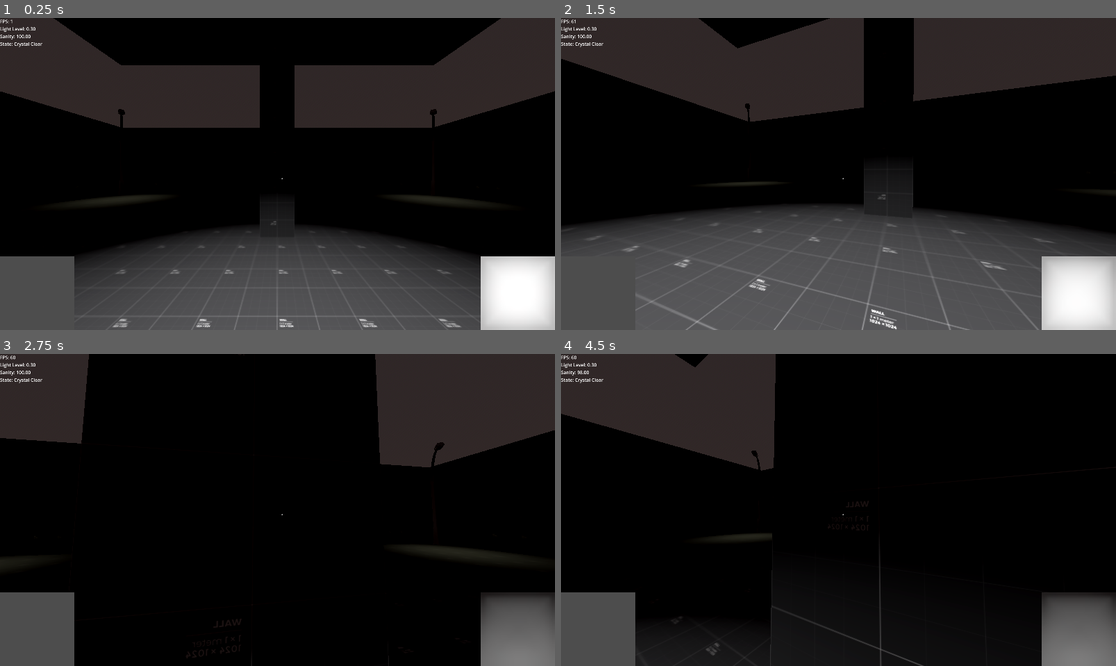
Above: before the commit, frames 1-4 (two rows, left to right).
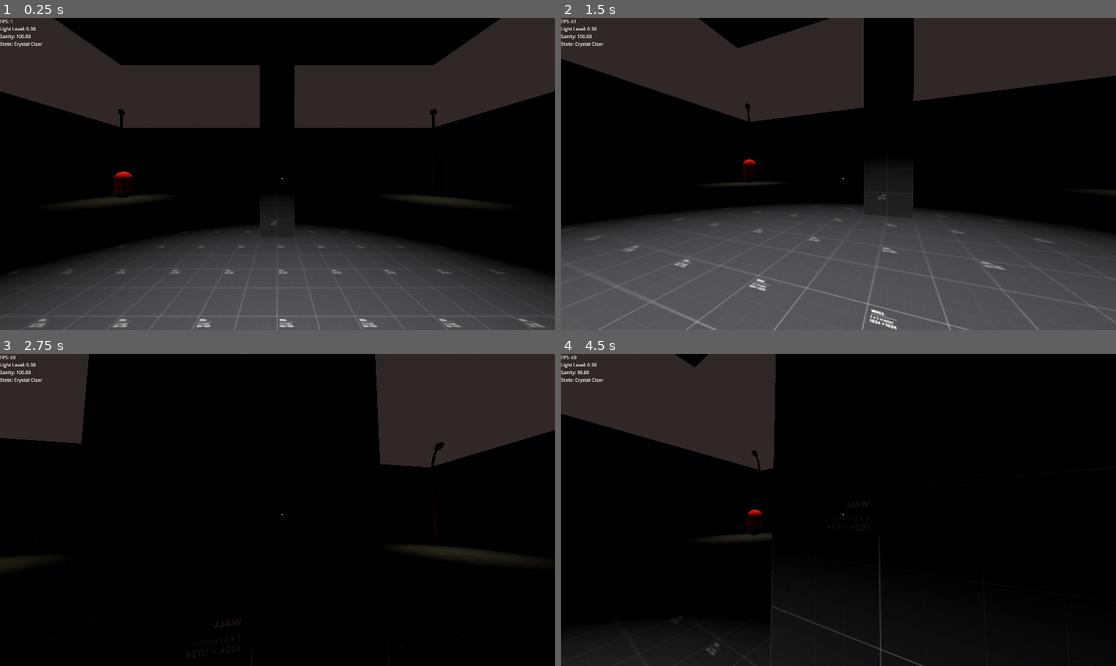
Above: after the commit, the same moments.

Repository: CrookedSmileStudios/ultimate_immersive_fps_horror
Game: Godot game, scene res://levels/sanity.tscn
The game is run twice, just before and just after one commit, with the same random seed, the same clock (stepped at 60 frames per second) and the same inputs. The engine's default icon, where the game draws it, is replaced by a stand-in: a white triangle on a blue panel in a dark square.
Inputs (mouse positions are in pixels of both pictures, inside the frame that each line leads up to):
- Up to frame 1 (0.25 s): no input
- Up to frame 2 (1.5 s): move the mouse to (866, 174) at 0.52 s; hold Ctrl (crouch) 0.53-1.28 s; hold W (forward) from 0.53 s (still down); tap Space (jump) at 0.77 s; move the mouse to (810, 174) at 1.27 s; click (810, 174) at 1.35 s
- Up to frame 3 (2.75 s): keep holding W (forward); tap Space (jump) at 1.52 s; move the mouse to (288, 503) at 2.02 s; right-click (288, 503) at 2.1 s
- Up to frame 4 (4.5 s): keep holding W (forward); move the mouse to (832, 516) at 2.77 s; tap Shift (sprint) at 2.85 s; tap Space (jump) at 3.02, 3.77 s; move the mouse to (877, 513) at 3.52 s; hold Ctrl (crouch) 3.53-4.28 s; move the mouse to (794, 506) at 4.27 s; click (794, 506) at 4.35 s

The runs differ from the first frame. In frame 1, 5.1% of the frame differs, in the area x 0-100%, y 49-100%; in frame 2, 3.3%; in frame 3, 6.3%; in frame 4, 6.4%.

Commit message:
sanity prototype
needs refactoring and proper comments but it is working as expected

Diff:
--- /dev/null
+++ b/enemy/enemy.tscn
@@ -0,0 +1,17 @@
+[gd_scene load_steps=4 format=3 uid="uid://cac1cel2o5gmi"]
+
+[sub_resource type="CapsuleMesh" id="CapsuleMesh_scxef"]
+
+[sub_resource type="StandardMaterial3D" id="StandardMaterial3D_scxef"]
+albedo_color = Color(1, 0, 0, 1)
+
+[sub_resource type="CapsuleShape3D" id="CapsuleShape3D_2mvqj"]
+
+[node name="Enemy" type="StaticBody3D" groups=["enemy"]]
+
+[node name="MeshInstance3D" type="MeshInstance3D" parent="."]
+mesh = SubResource("CapsuleMesh_scxef")
+surface_material_override/0 = SubResource("StandardMaterial3D_scxef")
+
+[node name="CollisionShape3D" type="CollisionShape3D" parent="."]
+shape = SubResource("CapsuleShape3D_2mvqj")
--- a/levels/sanity.tscn
+++ b/levels/sanity.tscn
@@ -1,8 +1,12 @@
-[gd_scene load_steps=8 format=3 uid="uid://rx5fgdlb6d6l"]
+[gd_scene load_steps=15 format=3 uid="uid://rx5fgdlb6d6l"]
 
 [ext_resource type="Texture2D" uid="uid://o2n1nqo1yahd" path="res://assets/kenney_protoype_textures/PNG/Dark/texture_13.png" id="1_cmxv0"]
 [ext_resource type="PackedScene" uid="uid://bocfqnlvmtbs3" path="res://assets/streetlight/streetlight.tscn" id="2_c73gi"]
 [ext_resource type="PackedScene" uid="uid://luy7w0qfph84" path="res://player/player.tscn" id="2_crchu"]
+[ext_resource type="PackedScene" uid="uid://cac1cel2o5gmi" path="res://enemy/enemy.tscn" id="4_c73gi"]
+[ext_resource type="PackedScene" uid="uid://cigvl0v04l7cs" path="res://interaction/interaction_component.tscn" id="5_ay27s"]
+[ext_resource type="Script" uid="uid://cssd0vgh1k8ay" path="res://scripts/puzzle_complete.gd" id="6_ffxto"]
+[ext_resource type="Script" uid="uid://b835bm63huqus" path="res://scripts/light.gd" id="7_7vvha"]
 
 [sub_resource type="ProceduralSkyMaterial" id="ProceduralSkyMaterial_crchu"]
 sky_top_color = Color(0.192713, 0.165358, 0.166351, 1)
@@ -24,6 +28,16 @@
 [sub_resource type="StandardMaterial3D" id="StandardMaterial3D_c73gi"]
 albedo_texture = ExtResource("1_cmxv0")
 uv1_triplanar = true
+
+[sub_resource type="StandardMaterial3D" id="StandardMaterial3D_irrma"]
+albedo_texture = ExtResource("1_cmxv0")
+uv1_triplanar = true
+
+[sub_resource type="BoxMesh" id="BoxMesh_rbxwc"]
+size = Vector3(0.1, 0.75, 0.1)
+
+[sub_resource type="BoxShape3D" id="BoxShape3D_bd5kx"]
+size = Vector3(0.1, 0.75, 0.1)
 
 [node name="Sanity" type="Node3D"]
 
@@ -124,4 +138,36 @@
 [node name="Player" parent="." instance=ExtResource("2_crchu")]
 transform = Transform3D(1, 0, 0, 0, 1, 0, 0, 0, 1, 0, 1, 0)
 
+[node name="Enemy" parent="." instance=ExtResource("4_c73gi")]
+transform = Transform3D(1, 0, 0, 0, 1, 0, 0, 0, 1, -11.7076, 2, -11.8682)
+
+[node name="Podium_Switch" type="CSGBox3D" parent="."]
+transform = Transform3D(1, 0, 0, 0, 1, 0, 0, 0, 1, 4, 2, 0)
+use_collision = true
+size = Vector3(1, 2, 1)
+material = SubResource("StandardMaterial3D_irrma")
+
+[node name="Switch" type="Node3D" parent="Podium_Switch"]
+transform = Transform3D(0.866025, -0.5, -2.34249e-08, 0.5, 0.866025, 8.74228e-08, -2.34249e-08, -8.74228e-08, 1, -0.530396, 0.460983, 0)
+
+[node name="Switch" type="StaticBody3D" parent="Podium_Switch/Switch"]
+
+[node name="MeshInstance3D" type="MeshInstance3D" parent="Podium_Switch/Switch/Switch"]
+mesh = SubResource("BoxMesh_rbxwc")
+
+[node name="CollisionShape3D" type="CollisionShape3D" parent="Podium_Switch/Switch/Switch"]
+shape = SubResource("BoxShape3D_bd5kx")
+
+[node name="InteractionComponent" parent="Podium_Switch/Switch/Switch" node_paths=PackedStringArray("object_ref", "nodes_to_affect") instance=ExtResource("5_ay27s")]
+object_ref = NodePath("..")
+interaction_type = 2
+nodes_to_affect = [NodePath("../PuzzleComplete")]
+
+[node name="PuzzleComplete" type="Node3D" parent="Podium_Switch/Switch/Switch"]
+script = ExtResource("6_ffxto")
+
+[node name="SpotLight3D" type="SpotLight3D" parent="Podium_Switch"]
+transform = Transform3D(1, 1.74846e-07, 1.74846e-07, -1.74846e-07, -4.37114e-08, 1, 1.74846e-07, -1, -4.37114e-08, 0, 2, 0)
+script = ExtResource("7_7vvha")
+
 [editable path="Env/Streetlight"]
--- a/player/player.tscn
+++ b/player/player.tscn
@@ -7,6 +7,9 @@
 [ext_resource type="Texture2D" uid="uid://bgj2lgeergj4y" path="res://assets/reticles/tile_0156.png" id="4_g6k8r"]
 [ext_resource type="Texture2D" uid="uid://dq8fx86by642v" path="res://assets/kenney_protoype_textures/PNG/Green/texture_01.png" id="5_boad6"]
 [ext_resource type="PackedScene" uid="uid://c0bcshd6w44pb" path="res://player/sanity_controller.tscn" id="6_g6k8r"]
+[ext_resource type="Shader" uid="uid://b2n4xrtfumd1b" path="res://shaders/distortion.gdshader" id="8_hg6s5"]
+[ext_resource type="Texture2D" uid="uid://cgsxip30l0fhm" path="res://icon.svg" id="9_8t03j"]
+[ext_resource type="Shader" uid="uid://d3iqkkqtp5byv" path="res://shaders/puzzlecomplete.gdshader" id="10_8t03j"]
 
 [sub_resource type="CapsuleShape3D" id="CapsuleShape3D_kqu6x"]
 
@@ -28,50 +31,33 @@
 [sub_resource type="SphereShape3D" id="SphereShape3D_qjkh3"]
 radius = 3.0
 
+[sub_resource type="FastNoiseLite" id="FastNoiseLite_hg6s5"]
+frequency = 0.0125
+
+[sub_resource type="NoiseTexture2D" id="NoiseTexture2D_8t03j"]
+noise = SubResource("FastNoiseLite_hg6s5")
+
+[sub_resource type="FastNoiseLite" id="FastNoiseLite_2ieo8"]
+noise_type = 2
+frequency = 0.0416
+
+[sub_resource type="NoiseTexture2D" id="NoiseTexture2D_ebec5"]
+noise = SubResource("FastNoiseLite_2ieo8")
+
+[sub_resource type="ShaderMaterial" id="ShaderMaterial_2ieo8"]
+shader = ExtResource("8_hg6s5")
+shader_parameter/noise_tex1 = SubResource("NoiseTexture2D_8t03j")
+shader_parameter/noise_tex2 = SubResource("NoiseTexture2D_ebec5")
+shader_parameter/offset1 = Vector2(0.1, 0.1)
+shader_parameter/offset2 = Vector2(0.2, 0.2)
+shader_parameter/distortion_strength = 0.0
+
+[sub_resource type="ShaderMaterial" id="ShaderMaterial_ebec5"]
+shader = ExtResource("10_8t03j")
+shader_parameter/alpha = 0.0
+
 [node name="Player" type="CharacterBody3D"]
 script = ExtResource("1_oul6g")
-
-[node name="GUI" type="Node" parent="."]
-
-[node name="ReticleLayer" type="CanvasLayer" parent="GUI"]
-
-[node name="Control" type="Control" parent="GUI/ReticleLayer"]
-layout_mode = 3
-anchors_preset = 0
-offset_right = 40.0
-offset_bottom = 40.0
-
-[node name="DefaultReticle" type="TextureRect" parent="GUI/ReticleLayer/Control"]
-unique_name_in_owner = true
-layout_mode = 0
-offset_right = 40.0
-offset_bottom = 40.0
-texture = ExtResource("2_g1dw6")
-stretch_mode = 3
-
-[node name="HighlightReticle" type="TextureRect" parent="GUI/ReticleLayer/Control"]
-unique_name_in_owner = true
-visible = false
-layout_mode = 0
-offset_right = 40.0
-offset_bottom = 40.0
-texture = ExtResource("3_qjkh3")
-stretch_mode = 3
-
-[node name="InteractingReticle" type="TextureRect" parent="GUI/ReticleLayer/Control"]
-unique_name_in_owner = true
-visible = false
-layout_mode = 0
-offset_right = 40.0
-offset_bottom = 40.0
-texture = ExtResource("4_g6k8r")
-stretch_mode = 3
-
-[node name="Debug" type="Label" parent="GUI/ReticleLayer/Control"]
-unique_name_in_owner = true
-layout_mode = 0
-offset_right = 40.0
-offset_bottom = 23.0
 
 [node name="StandingCollisionShape" type="CollisionShape3D" parent="."]
 transform = Transform3D(1, 0, 0, 0, 1, 0, 0, 0, 1, 0, 1, 0)
@@ -130,6 +116,48 @@
 [node name="CollisionShape3D" type="CollisionShape3D" parent="InteractableCheck"]
 shape = SubResource("SphereShape3D_qjkh3")
 
+[node name="GUI" type="Node" parent="."]
+
+[node name="ReticleLayer" type="CanvasLayer" parent="GUI"]
+
+[node name="Control" type="Control" parent="GUI/ReticleLayer"]
+layout_mode = 3
+anchors_preset = 0
+offset_right = 40.0
+offset_bottom = 40.0
+
+[node name="DefaultReticle" type="TextureRect" parent="GUI/ReticleLayer/Control"]
+unique_name_in_owner = true
+layout_mode = 0
+offset_right = 40.0
+offset_bottom = 40.0
+texture = ExtResource("2_g1dw6")
+stretch_mode = 3
+
+[node name="HighlightReticle" type="TextureRect" parent="GUI/ReticleLayer/Control"]
+unique_name_in_owner = true
+visible = false
+layout_mode = 0
+offset_right = 40.0
+offset_bottom = 40.0
+texture = ExtResource("3_qjkh3")
+stretch_mode = 3
+
+[node name="InteractingReticle" type="TextureRect" parent="GUI/ReticleLayer/Control"]
+unique_name_in_owner = true
+visible = false
+layout_mode = 0
+offset_right = 40.0
+offset_bottom = 40.0
+texture = ExtResource("4_g6k8r")
+stretch_mode = 3
+
+[node name="Debug" type="Label" parent="GUI/ReticleLayer/Control"]
+unique_name_in_owner = true
+layout_mode = 0
+offset_right = 40.0
+offset_bottom = 23.0
+
 [node name="InteractionController" parent="." instance=ExtResource("2_rkbax")]
 unique_name_in_owner = true
 
@@ -138,6 +166,7 @@
 
 [node name="SanityCamView" type="TextureRect" parent="SanityController"]
 unique_name_in_owner = true
+visible = false
 custom_minimum_size = Vector2(256, 256)
 anchors_preset = 3
 anchor_left = 1.0
@@ -151,6 +180,7 @@
 
 [node name="AverageLightColorView" type="ColorRect" parent="SanityController"]
 unique_name_in_owner = true
+visible = false
 custom_minimum_size = Vector2(256, 256)
 anchors_preset = 2
 anchor_top = 1.0
@@ -158,3 +188,17 @@
 offset_top = -256.0
 offset_right = 256.0
 grow_vertical = 0
+
+[node name="Distortion" type="Sprite2D" parent="SanityController"]
+unique_name_in_owner = true
+material = SubResource("ShaderMaterial_2ieo8")
+position = Vector2(967.5, 539.5)
+scale = Vector2(15.3828, 8.72656)
+texture = ExtResource("9_8t03j")
+
+[node name="PuzzleComplete" type="Sprite2D" parent="SanityController"]
+unique_name_in_owner = true
+material = SubResource("ShaderMaterial_ebec5")
+position = Vector2(954.5, 540.5)
+scale = Vector2(15.9141, 9.44531)
+texture = ExtResource("9_8t03j")
--- a/player/sanity_controller.gd
+++ b/player/sanity_controller.gd
@@ -6,24 +6,45 @@
 @onready var light_detection: Node3D = %LightDetection
 @onready var debug: Label = %Debug
 
+@onready var distortion: Sprite2D = %Distortion
+@onready var distortion_material: ShaderMaterial = distortion.material
+
+@onready var player_camera: Camera3D = %Camera3D
+
+@onready var flash_sprite: Sprite2D =  %PuzzleComplete
+@onready var shader_material: ShaderMaterial = flash_sprite.material as ShaderMaterial
+
+
 # Light Detection Variables
 var light_level: float = 0.0
 
 # Sanity Variables
 var sanity: float = 100.0
 var time_since_sanity_change: float = 0.0
-const SANITY_DRAIN_INTERVAL := .25 # seconds
-const DARKNESS_THRESHOLD := 0.3
-const SANITY_REGEN_TARGET := 51.0
-const SANITY_REGEN_RATE := 1.0 / SANITY_DRAIN_INTERVAL
+const SANITY_DRAIN_INTERVAL: float = .25 # seconds
+const DARKNESS_THRESHOLD: float = 0.3
+const SANITY_REGEN_TARGET: float = 51.0
+const SANITY_REGEN_RATE: float = 1.0 / SANITY_DRAIN_INTERVAL
+
+const ENEMY_VIEW_RANGE: float = 10.0
 
 func _ready() -> void:
 	light_detection_viewport.debug_draw = Viewport.DEBUG_DRAW_LIGHTING
 
 func _process(delta: float) -> void:
 	light_level = get_light_level()
+	update_sanity(delta)
+	update_distortion(sanity)
 
-	update_sanity(delta)
+	for enemy in get_tree().get_nodes_in_group("enemy"):
+		if is_enemy_on_screen(enemy):
+			#print("on screen")
+			if is_enemy_in_view(enemy, ENEMY_VIEW_RANGE):
+				#print("in range")
+				drain_sanity(delta * 8.0)
+		#else:
+			#print("off screen")
+
 	debug.text = "FPS: %d\nLight Level: %.2f\nSanity: %.2f\nState: %s" % [
 		Engine.get_frames_per_second(),
 		light_level,
@@ -89,3 +110,76 @@
 
 func add_sanity(amount: float) -> void:
 	sanity = clamp(sanity + amount, 0.0, 100.0)
+
+func update_distortion(sanity: float):
+	var distortion := 0.0
+	if sanity < 50.0:
+		var t := (50.0 - sanity) / 50.0 # sanity 50 → t = 0, sanity 0 → t = 1
+		t = pow(t, 2.5) # curve: start slow, ends fast (t^2.5)
+		distortion = t * 0.05 # scale to max distortion
+
+	distortion_material.set_shader_parameter("distortion_strength", distortion)
+
+func is_enemy_in_view(enemy: Node3D, tolerance_degrees: float) -> bool:
+	var camera_pos: Vector3 = player_camera.global_transform.origin
+	var enemy_pos: Vector3 = enemy.global_transform.origin
+
+	# Vector pointing from the player camera to the enemy
+	var to_enemy: Vector3 = (enemy_pos - camera_pos).normalized()
+
+	# Camera's forward direction (in Godot, this is -Z)
+	var forward: Vector3 = -player_camera.global_transform.basis.z
+
+	# Compare the angle between the camera's view and the object
+	var angle_deg: float = rad_to_deg(acos(forward.dot(to_enemy)))
+
+	return angle_deg <= tolerance_degrees
+
+func is_enemy_on_screen(enemy: Node3D) -> bool:
+	var viewport: Viewport = player_camera.get_viewport()
+	var screen_size: Vector2 = viewport.size
+
+	var enemy_position: Vector3 = enemy.global_transform.origin  				# World position of the enemy
+	var camera_position: Vector3 = player_camera.global_transform.origin		# World position of the player camera
+	var to_enemy: Vector3 = enemy_position - camera_position					# Directional vector from the camera to the object
+
+	var forward: Vector3 = -player_camera.global_transform.basis.z				# Get the camera's forward direction (negative Z axis in Godot)
+
+	# Check if the object is behind the camera by using dot product
+	# A negative dot product means the object is behind the view direction
+	if forward.dot(to_enemy) < 0.0:
+		return false
+
+	# Project the 3D object’s position to 2D screen space (Vector2)
+	var screen_pos: Vector2 = player_camera.unproject_position(enemy_position)
+
+	# If the screen X position is outside the screen bounds, return false
+	if screen_pos.x < 0.0 or screen_pos.x > screen_size.x:
+		return false
+	# If the screen Y position is outside the screen bounds, return false
+	if screen_pos.y < 0.0 or screen_pos.y > screen_size.y:
+		return false
+
+	return true
+
+func on_puzzle_complete(flash_duration: float = 0.1, fade_duration: float = 0.5) -> void:
+	# Immediately set alpha to full (visible)
+	shader_material.set_shader_parameter("alpha", 0.5)
+
+	# Create a tween sequence
+	var tween = get_tree().create_tween()
+
+	# Wait for the flash_duration at full alpha (hold)
+	tween.tween_interval(flash_duration)
+
+	# Then tween alpha back to 0 over fade_duration
+	tween.tween_property(shader_material, "shader_parameter/alpha", 0.0, fade_duration)
+
+	# Optional callback at the end of fade to reset/hide
+	tween.tween_callback(Callable(self, "_on_flash_complete"))
+
+func _on_flash_complete() -> void:
+	# Reset or hide flash sprite if needed
+	# For example, make sure alpha is zero and node hidden
+	shader_material.set_shader_parameter("alpha", 0.0)
+	# flash_sprite.visible = false  # Uncomment if you want to hide it
--- /dev/null
+++ b/scripts/puzzle_complete.gd
@@ -0,0 +1,12 @@
+extends Node3D
+
+var sanity_controller: Node
+var completed: bool = false
+
+func execute(_percentage: float) -> void:
+	if not completed and _percentage > .9:
+		sanity_controller = get_tree().get_current_scene().find_child("SanityController", true, false)
+		if sanity_controller.has_method("add_sanity"):
+			sanity_controller.add_sanity(10)
+			sanity_controller.on_puzzle_complete(0.1, 0.5)
+			completed = true
--- /dev/null
+++ b/shaders/distortion.gdshader
@@ -0,0 +1,22 @@
+shader_type canvas_item;
+
+uniform sampler2D screen_texture: hint_screen_texture;
+
+uniform sampler2D noise_tex1: repeat_enable;
+uniform sampler2D noise_tex2: repeat_enable;
+
+uniform vec2 offset1 = vec2(0.1);
+uniform vec2 offset2 = vec2(0.2);
+
+uniform float distortion_strength: hint_range(0.0, 1.0) = 0.1;
+
+void fragment()
+{
+	vec4 noise_color1 = texture(noise_tex1, UV+offset1*TIME);
+	vec4 noise_color2 = texture(noise_tex2, UV+offset2*TIME);
+
+	float final_noise = noise_color1.r * noise_color2.r;
+
+	vec4 final_color = texture(screen_texture, SCREEN_UV + final_noise*distortion_strength);
+	COLOR = final_color;
+}
--- /dev/null
+++ b/shaders/puzzlecomplete.gdshader
@@ -0,0 +1,15 @@
+shader_type canvas_item;
+
+uniform sampler2D screen_texture: hint_screen_texture;
+uniform float alpha : hint_range(0.0, 1.0) = 0.0;
+
+void fragment() {
+	// Sample the current screen color at this pixel
+	vec4 screen_color = texture(screen_texture, SCREEN_UV);
+
+	// Green tint color with variable alpha
+	vec4 green_tint = vec4(0.0, 1.0, 0.0, alpha);
+
+	// Blend the green tint over the screen color using alpha
+	COLOR = mix(screen_color, green_tint, green_tint.a);
+}
Not shown: 1 places in player/player.tscn that only renumber resources
Not shown, added: scripts/puzzle_complete.gd.uid
Not shown, added: shaders/distortion.gdshader.uid
Not shown, added: shaders/puzzlecomplete.gdshader.uid
